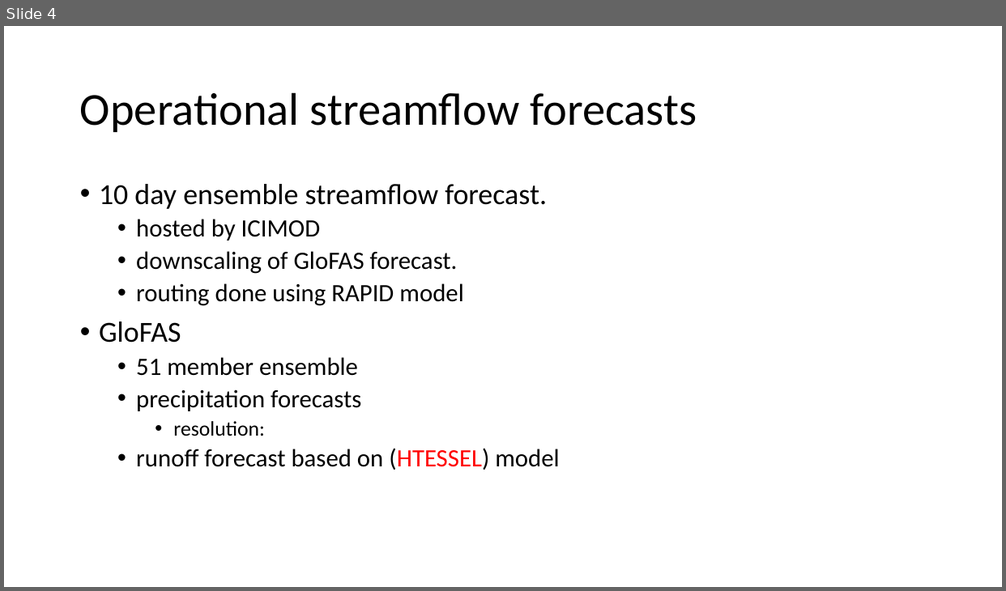
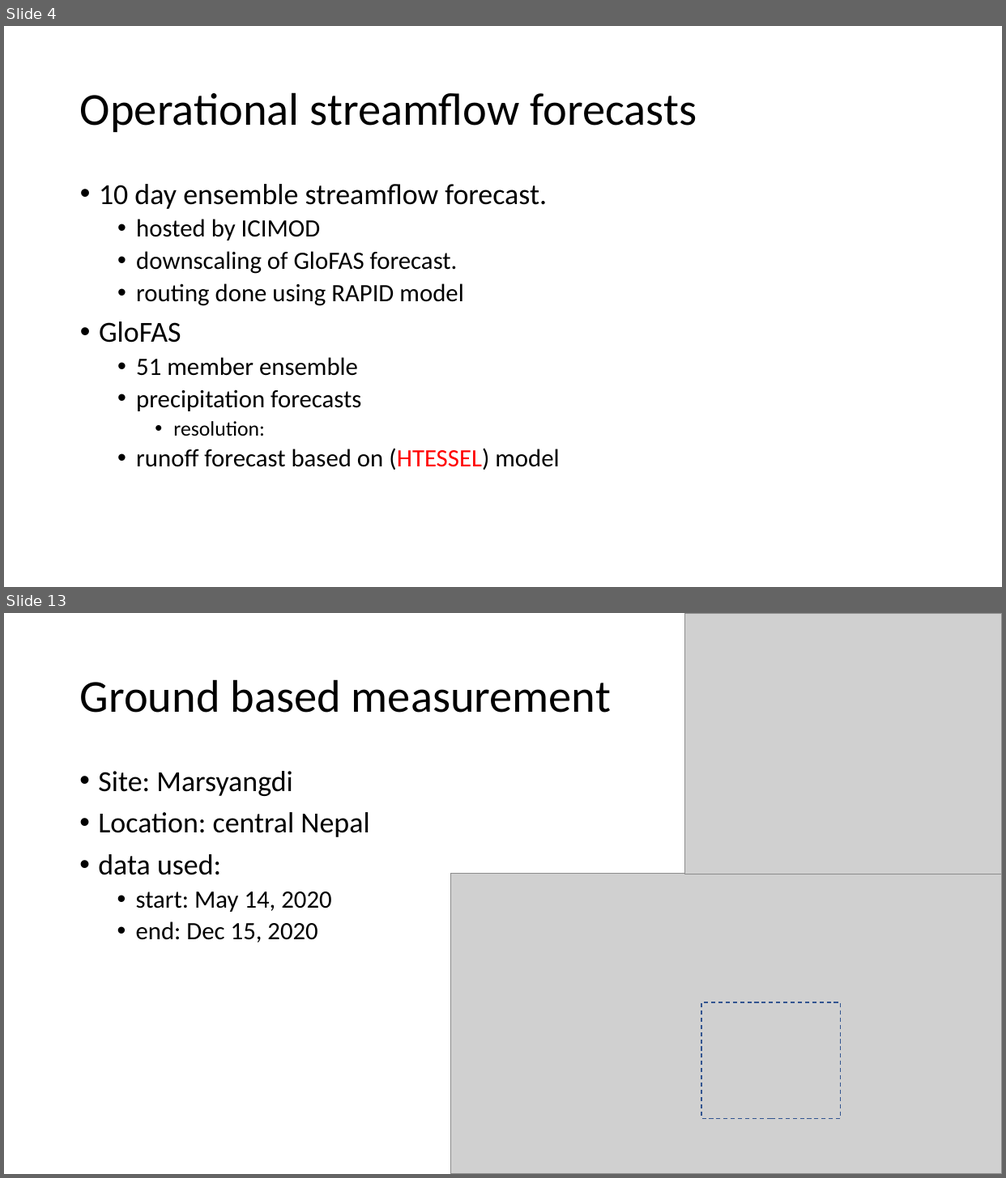
Before and after one commit to abhinabkadel/Thesis, a slide deck: Presentations/Thesis progress.pptx. Shown one above the other, each under a label of ours: slide 4 before the commit, slides 4 and 13 after it; the slides between them are not shown. The pictures are 1006x591 and 1006x1178 pixels, drawn with LibreOffice and Linux fonts; fonts in the diff are those of the drawing; grey boxes stand for pictures. Boxes give left, top, right and bottom in pixels: in the first picture for what was removed or moved away, otherwise in the second. Text is boxed around its words. In the diff, an @@ line names an element or a change of style, - is before the commit and + after.

```diff
--- a/Presentations/Thesis progress.pptx
+++ b/Presentations/Thesis progress.pptx
@@ slide 13 added at [4,613,1002,1174], background #FFFFFF @@
@@ picture added at [684,613,1002,875] @@
@@ title added at [80,679,611,713], 44 pt, text #000000 @@
+Ground based measurement
@@ text added at [98,771,369,943], 28 pt, text #000000 @@
+• Site: Marsyangdi
+• Location: central Nepal
+• data used:
+  • start: May 14, 2020
+  • end: Dec 15, 2020
@@ picture added at [451,874,1002,1174] @@
@@ rectangle added at [701,1003,841,1119], outline #325491 1 pt dashed @@
```
Also in this commit, not shown: 12 other slides added, 1 slide removed.
